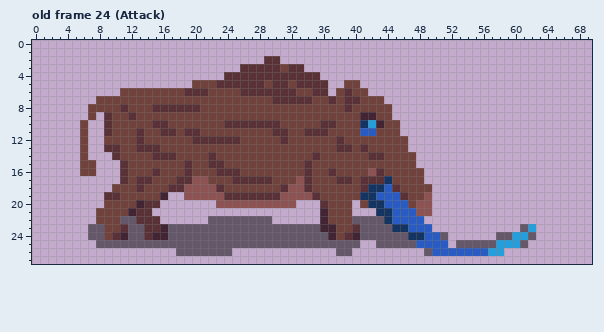
Two versions of one pixel-art file, GEODE/Assets/Sprites/Characters/Boar/BlueBoar.aseprite. Above, as it was before the edit.
70x28 pixels, 27 frames. Shown: old frame 24 (Attack). The commit also changed other frames, which this record leaves out.
The result:
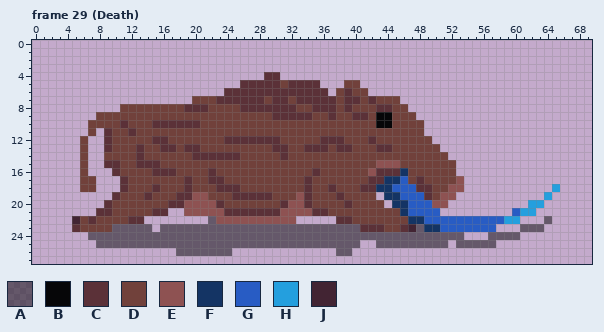
Palette (. is transparent): A #0606087f  B #060608  C #5b3138  D #71413b  E #8e5252  F #143464  G #285cc4  H #249fde  J #422433
A new or re-ordered frame is compared with the old frame closest to it.
From old to new:
frames 27 -> 30
Changed rows in their new state; - is an unchanged pixel.
Frame 29 (Death) is new; against old frame 24 (Attack), layers "Crystal", "Boar", "Shadow":
first column x 5:
 2 ------------------------..-----------------------------------
 3 ---------------------........--------------------------------
 4 -------------------.....--.....------------------------------
 5 ---------------......---C-DC---.-----------------------------
 6 ------.............CC-------CC-------------------------------
 7 ---............---CCCCCC---D--CC-----C-DD--------------------
 8 --....D---DDDD--C----CCCCCCC--CCC-----CCDD-------------------
 9 --.DD--D-----------------CCCCC--C--CCDBBDDD------------------
10 -.DDD-C-----CCCC---DDDDDDD-----DD---DDBB-DDD-----------------
11 -.D----CD--DD-DD---------DD--DDD----DD---DDD-----------------
12 ----C---D-CC---DDDD--CCCCCD----CC----C----DDD----------------
13 -----D---DDCC-CC---------CC--CCC----D-CC--DDDD---------------
14 ----DD--C-DDD--CC-CCC-----C---D------DD----DDDD--------------
15 --.-CCD-CCC---D--DD----------D--------EEE--DDDDD-------------
16 --.--CD----CC-D--CDDD--------DC-D------CCF--DDDD-------------
17 -DD-----DD---D-DDCC-DDDDD---D----DD-D---FG-CDDDDE------------
18 -DD--.C-D-C-DDCDDD-CC-----DDD---C----C-FGGGCCDDEE-----------H
19 ----.----C-DDCC--DDD-----DDD-CD--C--DD.FFGGGCDEE-----------H-
20 ----C---DDDDCCEEEECDDDDDDDC-ECDD--CD-DD.FFGGGEE----------HH--
21 ---CC--DDDCC--EEEEECCCCCCCEEEECC---DDDDDDF-GGG---------GHH---
22 JDC---DC-..-------EEEEEEEEEE---..CCDDDDDDDFFGGGGGGGGGGHH---A-
23 CDDD-AA--A.A-------------------AAAAACCCDDCJAFFGGGGGGG----AA--
24 ----AAA--AAA--------------------AAAA------AAAA-AA---A--A..---
25 -------------------------------------------AAAA------....----
26 --------------------------------------------..........-------
Boxes around the changes in both pictures, in picture pixels (x1, y1, x2, y2):
changed: (72, 56, 560, 256)
